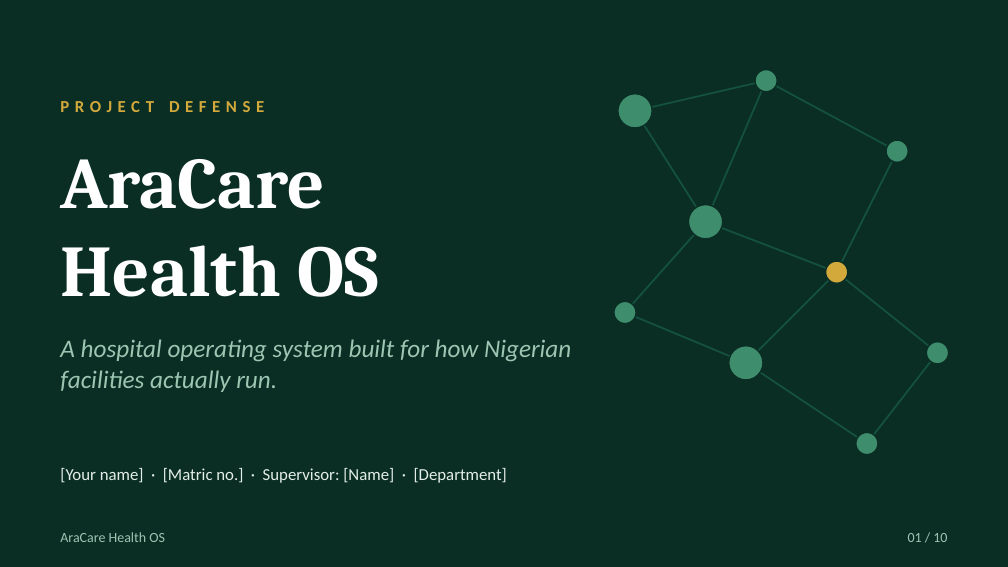
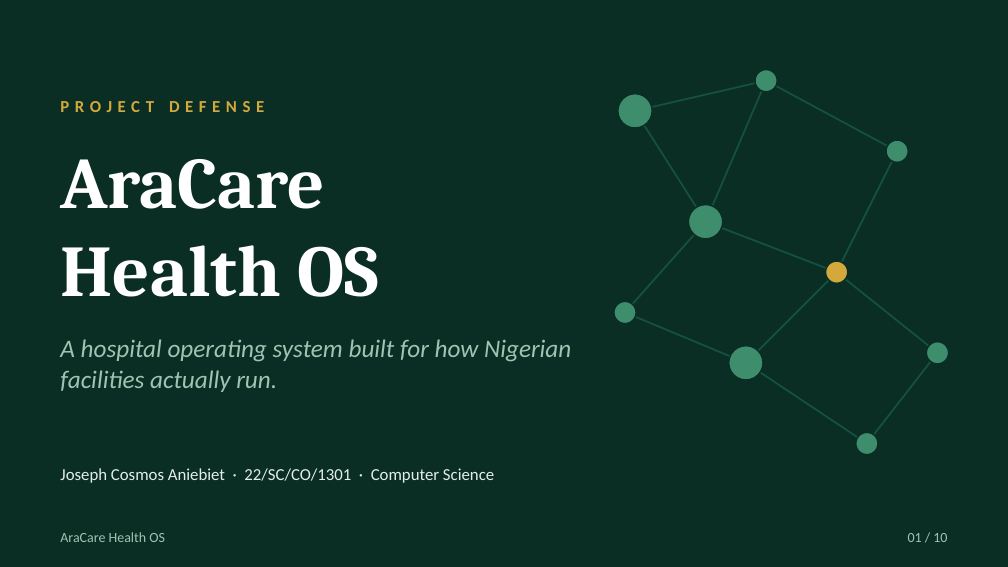
Before and after one commit to Aniebiet1/ARACARE-HEALTH-OS, a slide deck: slide 1 of deck/AraCare_Defense.pptx. Drawn at 1008x567 pixels with LibreOffice and Linux fonts; fonts in the diff are those of the drawing. Boxes give left, top, right and bottom in pixels: in the first picture for what was removed or moved away, otherwise in the second. Text is boxed around its words. In the diff, an @@ line names an element or a change of style, - is before the commit and + after.

```diff
--- a/deck/AraCare_Defense.pptx
+++ b/deck/AraCare_Defense.pptx
@@ text at (60,468,494,483): text changed @@
-[Your name] · [Matric no.] · Supervisor: [Name] · [Department]
+Joseph Cosmos Aniebiet · 22/SC/CO/1301 · Computer Science
```
Also in this commit, not shown: 2 other files.
